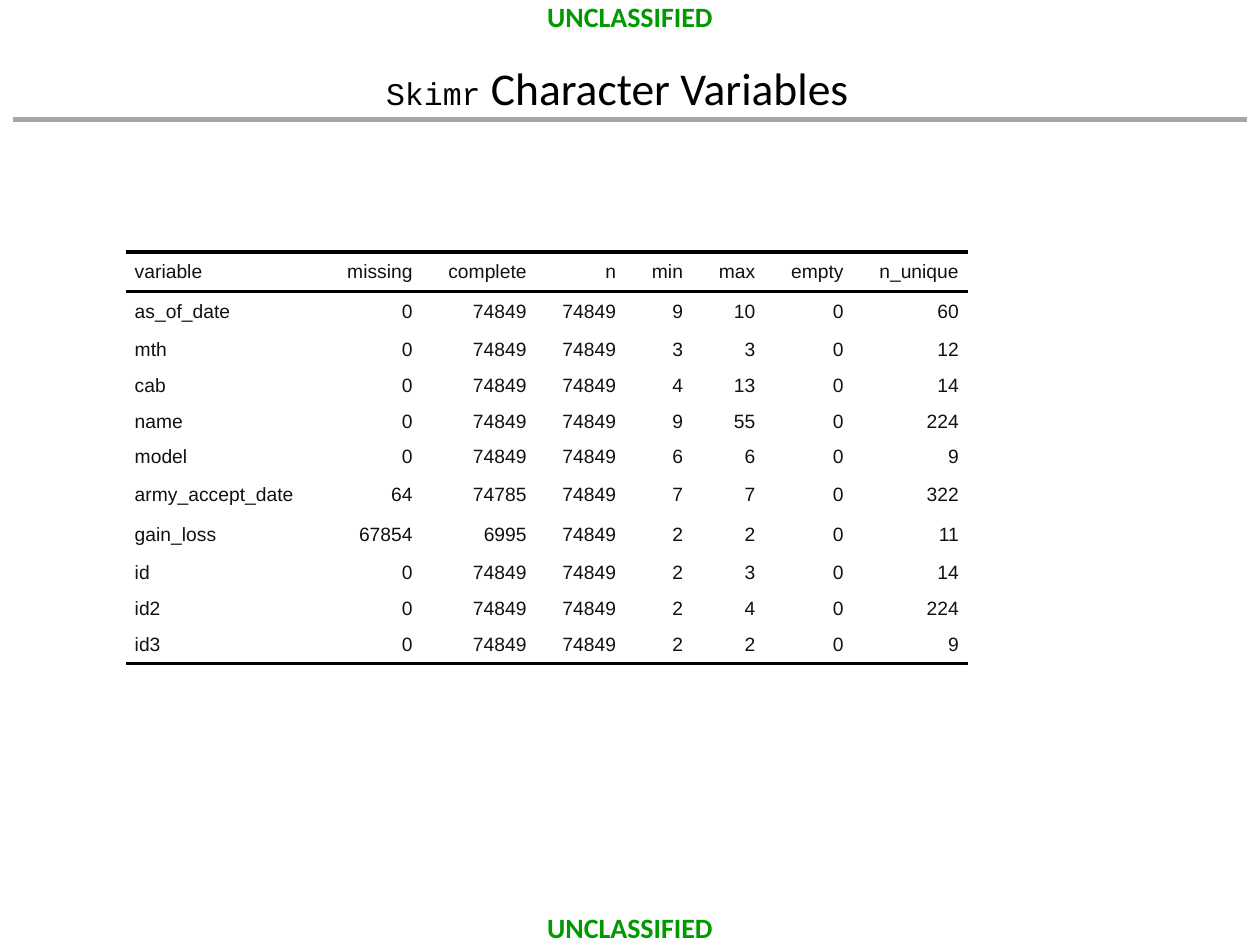
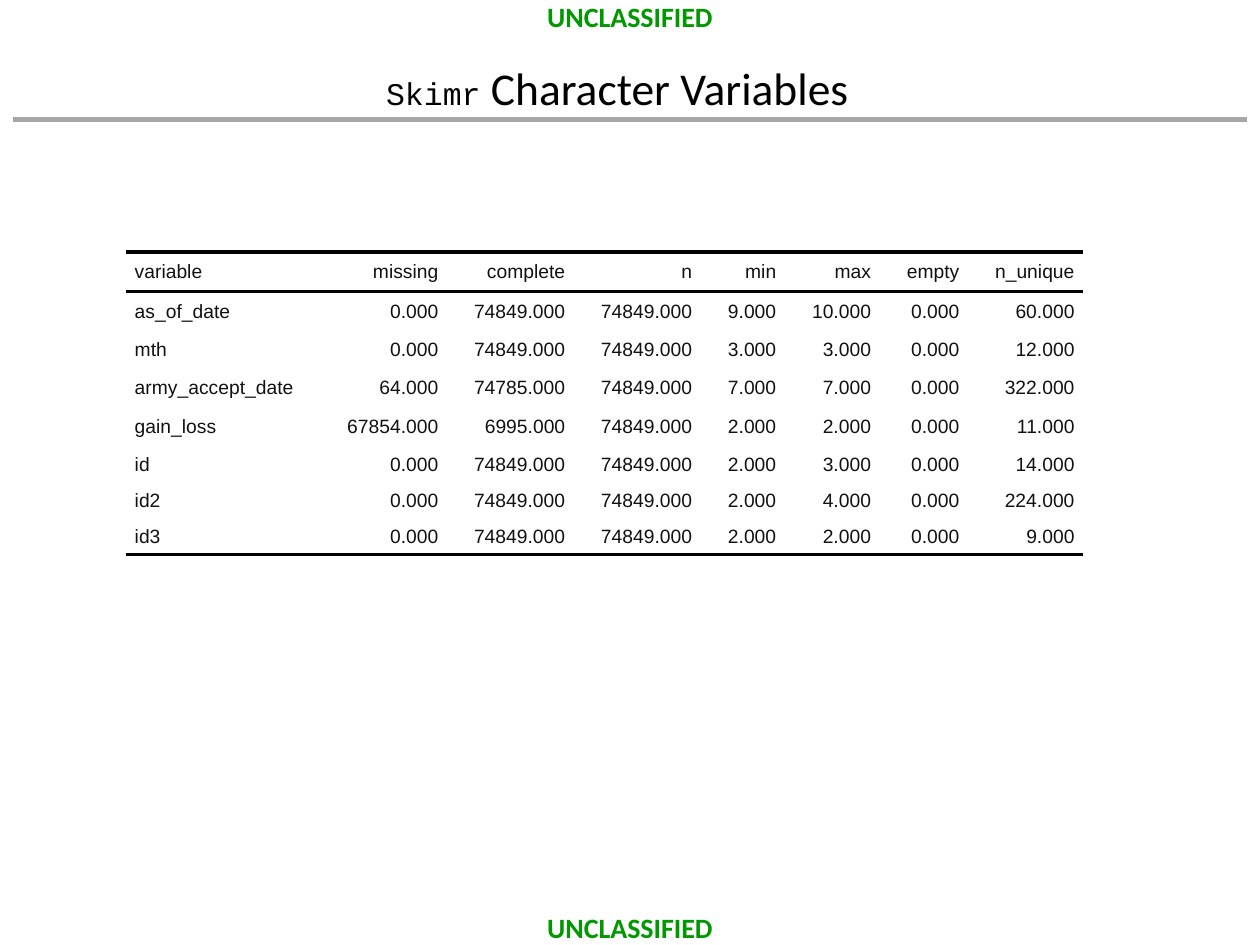
Before and after one commit to dusty-turner/MORSEmergingTechniques2019, a slide deck: slide 16 of MORS_Emerging_Techniques_Tidymodels.pptx. Drawn at 1260x945 pixels with LibreOffice and Linux fonts; fonts in the diff are those of the drawing; background and template pictures are left out. Boxes give left, top, right and bottom in pixels: in the first picture for what was removed or moved away, otherwise in the second. Text is boxed around its words. In the diff, an @@ line names an element or a change of style, - is before the commit and + after.

```diff
--- a/MORS_Emerging_Techniques_Tidymodels.pptx
+++ b/MORS_Emerging_Techniques_Tidymodels.pptx
@@ table at (x1=126, y1=252, x2=1084, y2=945) @@
-row 2: as_of_date | 0 | 74849 | 74849 | 9 | 10 | 0 | 60
-row 3: mth | 0 | 74849 | 74849 | 3 | 3 | 0 | 12
-row 4: cab | 0 | 74849 | 74849 | 4 | 13 | 0 | 14
-row 5: name | 0 | 74849 | 74849 | 9 | 55 | 0 | 224
-row 6: model | 0 | 74849 | 74849 | 6 | 6 | 0 | 9
-row 7: army_accept_date | 64 | 74785 | 74849 | 7 | 7 | 0 | 322
-row 8: gain_loss | 67854 | 6995 | 74849 | 2 | 2 | 0 | 11
-row 9: id | 0 | 74849 | 74849 | 2 | 3 | 0 | 14
-row 10: id2 | 0 | 74849 | 74849 | 2 | 4 | 0 | 224
-row 11: id3 | 0 | 74849 | 74849 | 2 | 2 | 0 | 9
+row 2: as_of_date | 0.000 | 74849.000 | 74849.000 | 9.000 | 10.000 | 0.000 | 60.000
+row 3: mth | 0.000 | 74849.000 | 74849.000 | 3.000 | 3.000 | 0.000 | 12.000
+row 4: army_accept_date | 64.000 | 74785.000 | 74849.000 | 7.000 | 7.000 | 0.000 | 322.000
+row 5: gain_loss | 67854.000 | 6995.000 | 74849.000 | 2.000 | 2.000 | 0.000 | 11.000
+row 6: id | 0.000 | 74849.000 | 74849.000 | 2.000 | 3.000 | 0.000 | 14.000
+row 7: id2 | 0.000 | 74849.000 | 74849.000 | 2.000 | 4.000 | 0.000 | 224.000
+row 8: id3 | 0.000 | 74849.000 | 74849.000 | 2.000 | 2.000 | 0.000 | 9.000
@@ table resized from (x1=126, y1=252, x2=966, y2=945) to (x1=126, y1=252, x2=1084, y2=945) @@
```
Also in this commit, not shown: 4 other slides changed, 8 slides added, 2 other files.
